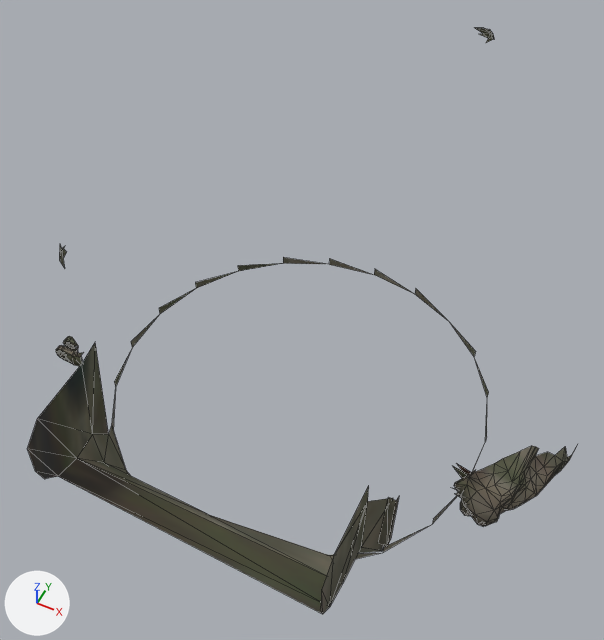
The OBJ model unity/Assets/_Game/Resources/Models/pershing_hull_m2.obj, before and after one commit.
One viewpoint serves both versions: a 50 mm lens placed at (1.16, -3.071, 3.482), pointed at (-0.142, -0.467, 0.226). Every picture has the same lights, and +X, +Y and +Z are marked at lower left. The older version comes first. Mesh edges are drawn as thin lines. Where no turn or scale is listed for an object, it has been applied to the vertices. Vertices at exactly the same position are counted once.

Objects in the first picture: 'pershing_hull_m2'.
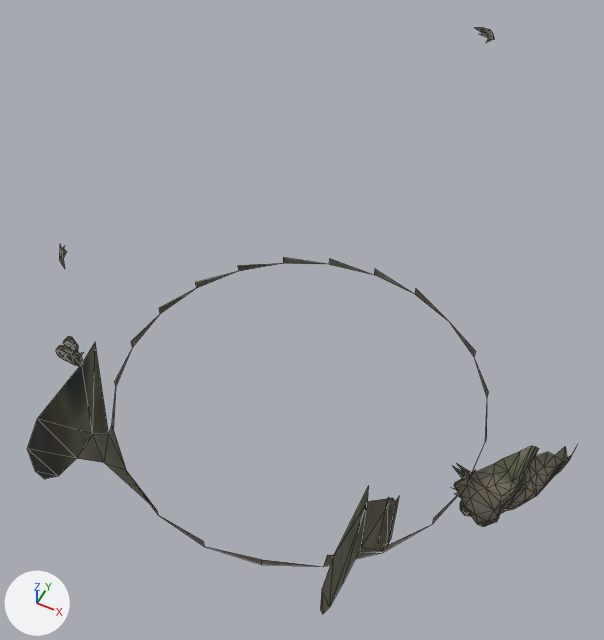
Where the change shows, as pixel boxes [x1, y1, x2, y2] in the pictures (604 x 640 px):
part 1 of me_pershing_hull_m2, deleted
    before: [59, 458, 332, 613]

What the commit changed:
me_pershing_hull_m2 is used by ob_pershing_hull_m2; location (0.0, 0.0, 0.0).
me_pershing_hull_m2 had 355 vertices, 529 faces and spanned x -1.38..1.32, y -1.89..1.61, z -0.02..0.91.
me_pershing_hull_m2 now has 354 vertices, 515 faces and spans x -1.38..1.32, y -1.89..1.61, z -0.02..0.91.
Part 1, on me_pershing_hull_m2:
1 vertex is removed from x -0.02, y -1.62, z 0.16.
14 faces are deleted.
